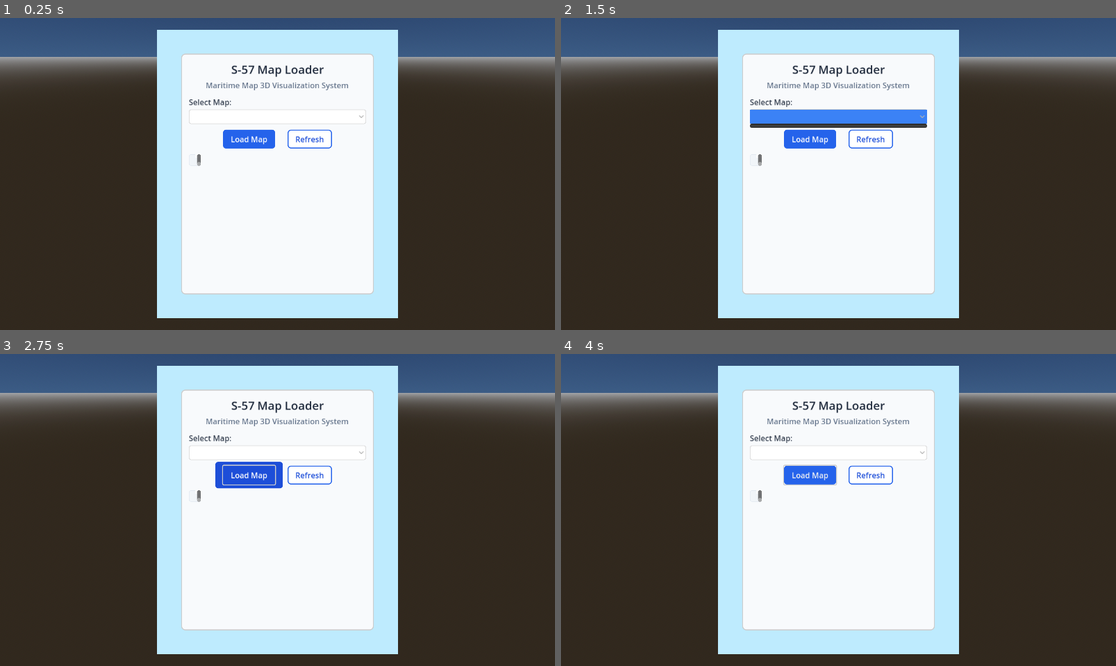
Above: before the commit, frames 1-4 (two rows, left to right).
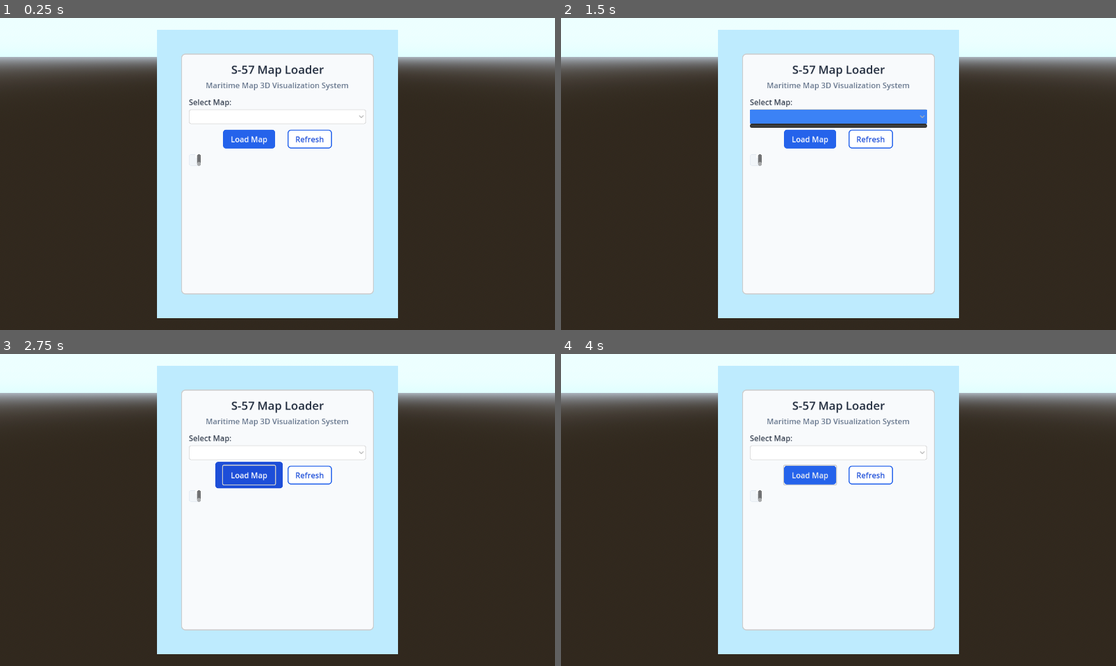
Above: after the commit, the same moments.

Repository: teakdemir/Godot_S57
Game: Godot game, scene res://scenes/WORLD/Main.tscn
Two runs of this game, one before a commit and one after it. Both use one fixed random seed, a clock stepped at 60 frames per second and the inputs below.
Inputs (mouse positions are in pixels of both pictures, inside the frame that each line leads up to):
- Up to frame 1 (0.25 s): no input
- Up to frame 2 (1.5 s): click "Refresh" at 0.5 s; click (838, 117) at 1.25 s
- Up to frame 3 (2.75 s): click "Load Map" at 2 s
- Up to frame 4 (4 s): move the mouse to (960, 494) at 2.77 s; hold D (move_right) 2.78-3.53 s; tap Mouse wheel down (move_down) at 2.85 s; click (960, 494) at 2.92 s; move the mouse to (727, 525) at 3.52 s; hold S (move_back) from 3.53 s (still down); tap Shift (move_fast) at 3.6 s

The runs differ from the first frame. In frame 1, 8.7% of the frame differs, in the area x 0-100%, y 0-13%; in frame 2, 8.7%; in frame 3, 8.7%; in frame 4, 8.7%.

Commit message:
güneş ayarları

Diff:
--- a/godot_s57/scenes/WORLD/Main.tscn
+++ b/godot_s57/scenes/WORLD/Main.tscn
@@ -3,8 +3,10 @@
 [ext_resource type="Script" uid="uid://b6hqx1wdgfabn" path="res://Scripts/WORLD_sc/Main.gd" id="1_main"]
 
 [sub_resource type="ProceduralSkyMaterial" id="ProceduralSkyMaterial_sun"]
-sky_top_color = Color(0.12, 0.19, 0.35, 1)
-sky_horizon_color = Color(0.24, 0.36, 0.52, 1)
+sky_top_color = Color(0.437048, 0.586882, 0.892773, 1)
+sky_horizon_color = Color(0.418538, 0.678558, 0.919559, 1)
+sky_curve = 296.735
+sky_energy_multiplier = 2.0
 sun_angle_max = 0.6
 
 [sub_resource type="Sky" id="Sky_default"]
@@ -26,8 +28,8 @@
 
 [node name="SunLight" type="DirectionalLight3D" parent="SunRig"]
 light_color = Color(1, 0.952941, 0.839216, 1)
-light_energy = 1.15
-light_angular_distance = 1.2
+light_energy = 2.0
+light_angular_distance = 3.0
 shadow_enabled = true
 shadow_bias = 0.05
 directional_shadow_max_distance = 20000.0
